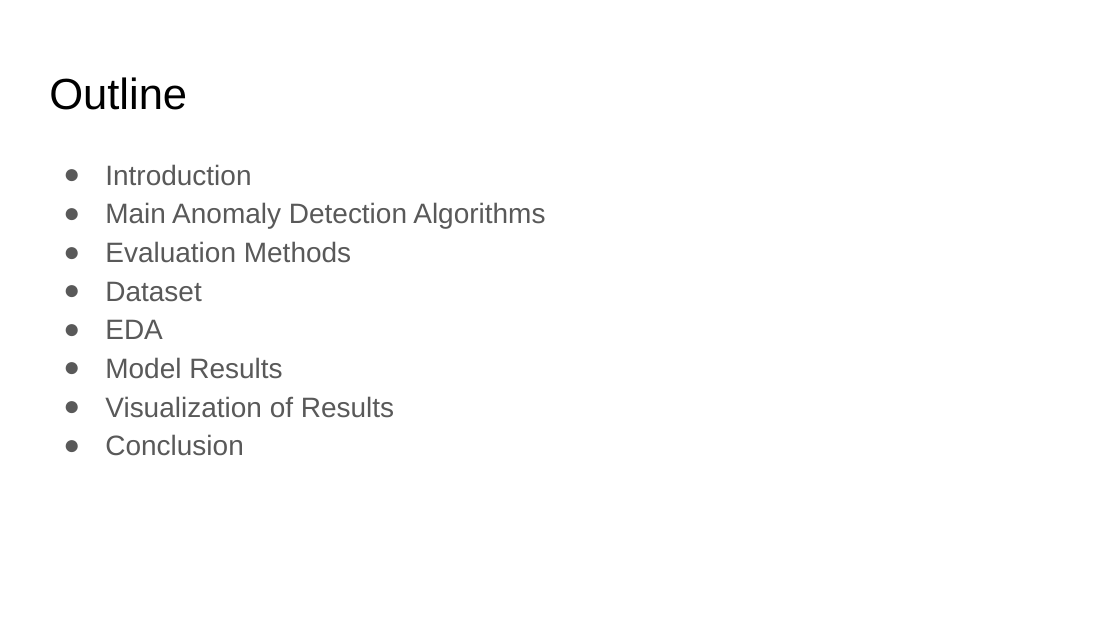
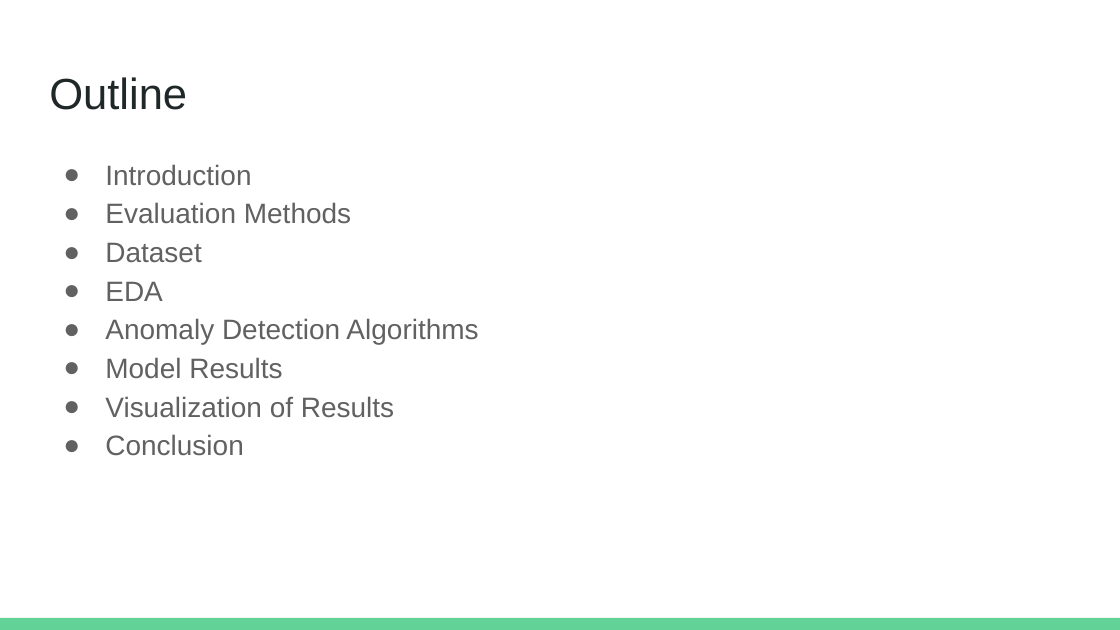
Before and after one commit to rmzn1717/anomaly_detection_project, a slide deck: slide 2 of Unsupervised Anomaly Detection.pptx. Drawn at 1120x630 pixels with LibreOffice and Linux fonts; fonts in the diff are those of the drawing. Boxes give left, top, right and bottom in pixels: in the first picture for what was removed or moved away, otherwise in the second. Text is boxed around its words. In the diff, an @@ line names an element or a change of style, - is before the commit and + after.

```diff
--- a/Unsupervised Anomaly Detection.pptx
+++ b/Unsupervised Anomaly Detection.pptx
@@ title "Outline" at (x1=49, y1=77, x2=187, y2=110): text colour #000000 to #202729 @@
@@ text at (x1=105, y1=164, x2=394, y2=456): text colour #595959 to #616161 in "Introduction", "Evaluation Methods", "Dataset", "EDA" and 3 more places; bullet colour #595959 to #616161 @@
@@ text at (x1=105, y1=202, x2=545, y2=229): paragraph removed @@
-● Main Anomaly Detection Algorithms
@@ text at (x1=105, y1=318, x2=478, y2=345): paragraph added @@
+● Anomaly Detection Algorithms
@@ rectangle added at (x1=0, y1=618, x2=1120, y2=630), fill #63D297 @@
```
Also in this commit, not shown: 21 other slides changed, 13 slides added, 3 slides removed, 1 other file.
